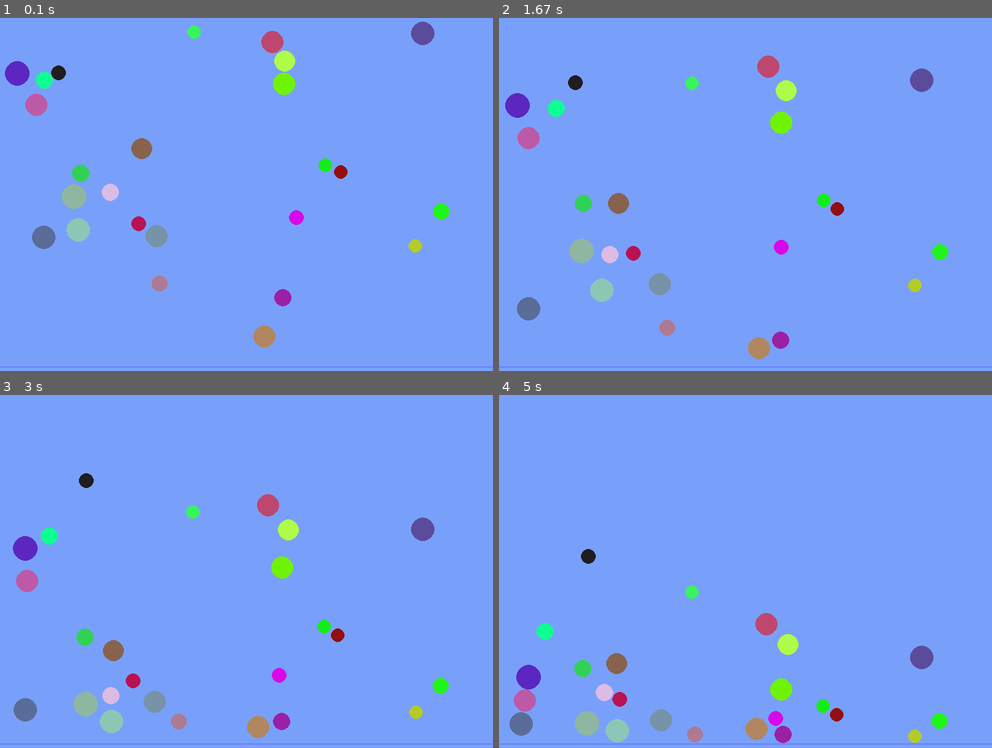
Above: before the commit, frames 1-4 (two rows, left to right).
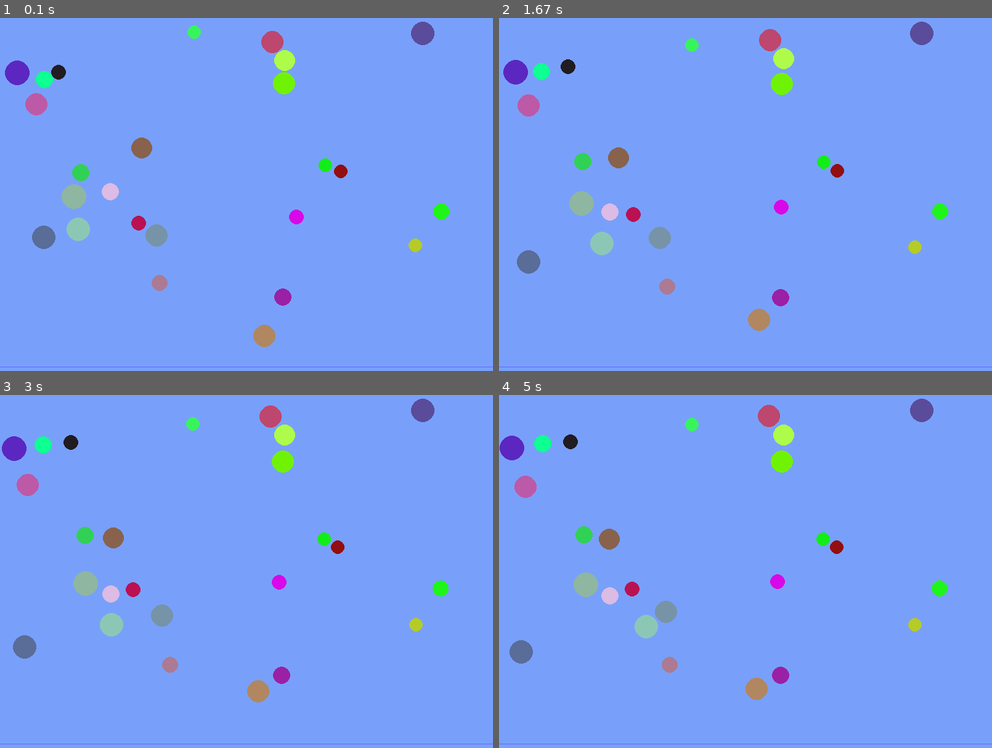
Above: after the commit, the same moments.

Repository: maciejbac/pyGame
Game: pygame game, started from main.py
Two runs of this game, one before a commit and one after it. Both use one fixed random seed, a clock stepped at 60 frames per second and the inputs below.
Inputs (mouse positions are in pixels of both pictures, inside the frame that each line leads up to):
- Up to frame 1 (0.1 s): no input
- Up to frame 2 (1.67 s): no input
- Up to frame 3 (3 s): no input
- Up to frame 4 (5 s): press the mouse at (607, 617) at 3.87 s; move the mouse to (602, 582) at 3.97 s; release the mouse at (602, 550) at 4.1 s

The runs differ from the first frame. In frame 1, 0.2% of the frame differs, in the area x 1-86%, y 9-94%; in frame 2, 7.7%; in frame 3, 8.1%; in frame 4, 8.2%, in the area x 0-91%, y 1-99%.

Commit message:
Renamed width and height variables

Diff:
--- a/main.py
+++ b/main.py
@@ -9,17 +9,18 @@
 BLUE = (0, 0, 255)
 RED = (255, 0, 0)
 running = True
-(width, height) = (800, 600)
+(window_width, window_height) = (800, 600)
 background_color = (120, 160, 250)
 pygame.display.set_caption('Ball game')
 particle_count = 25
+gravity = 'off'
 gravity = (math.pi, 0.02)
 mass_of_air = 0.2
 elasticity = 0.95
 particle_max_size = 20
 
 # Initialize the screen object
-screen = pygame.display.set_mode((width, height + 50))
+screen = pygame.display.set_mode((window_width, window_height + 50))
 
 # Initialize empty particle array
 my_particles = []
@@ -52,16 +53,17 @@
         self.x += math.sin(self.angle) * self.speed
         self.y -= math.cos(self.angle) * self.speed
 
-        # Gravity function that adds a pre-defined gravity vector to the existing movement vector of the particle
-        (self.angle, self.speed) = add_vectors(self.angle, self.speed, *gravity)
+        if gravity == 'on':
+            # Gravity function that adds a pre-defined gravity vector to the existing movement vector of the particle
+            (self.angle, self.speed) = add_vectors(self.angle, self.speed, *gravity)
 
         # Multiply particle's speed by the drag to introduce air drag
         self.speed *= self.drag
 
     # if statements that detect and respond to collisions. Each if statement handles 1 out of 4 sides of the window.
     def bounce(self):
-        if self.x > width - self.size:
-            self.x = 2 * (width - self.size) - self.x
+        if self.x > window_width - self.size:
+            self.x = 2 * (window_width - self.size) - self.x
             self.angle = - self.angle
             self.speed *= elasticity
 
@@ -70,8 +72,8 @@
             self.angle = - self.angle
             self.speed *= elasticity
 
-        if self.y > height - self.size:
-            self.y = 2 * (height - self.size) - self.y
+        if self.y > window_height - self.size:
+            self.y = 2 * (window_height - self.size) - self.y
             self.angle = math.pi - self.angle
             self.speed *= elasticity
 
@@ -81,6 +83,7 @@
             self.speed *= elasticity
 
 
+# Function that adds two vectors together - used to handle gravity and collisions
 def add_vectors(angle1, length1, angle2, length2):
     x = math.sin(angle1) * length1 + math.sin(angle2) * length2
     y = math.cos(angle1) * length1 + math.cos(angle2) * length2
@@ -127,8 +130,8 @@
     particle_size = random.randint(10, particle_max_size)
     particle_density = 1.00
 
-    particle_x = random.randint(particle_size, width - particle_size)
-    particle_y = random.randint(particle_size, height - particle_size)
+    particle_x = random.randint(particle_size, window_width - particle_size)
+    particle_y = random.randint(particle_size, window_height - particle_size)
 
     particle = Particle(particle_x, particle_y, particle_size, particle_density * particle_size ** 2)
     # particle.colour = (200 - particle_density * 10, 200 - particle_density * 10, 255)
@@ -173,5 +176,5 @@
             collide(particle, particle2)
 
     # Swap the frame buffer
-    pygame.draw.line(screen, (100, 100, 255), (0, height), (width, height))
+    pygame.draw.line(screen, (100, 100, 255), (0, window_height), (window_width, window_height))
     pygame.display.flip()
